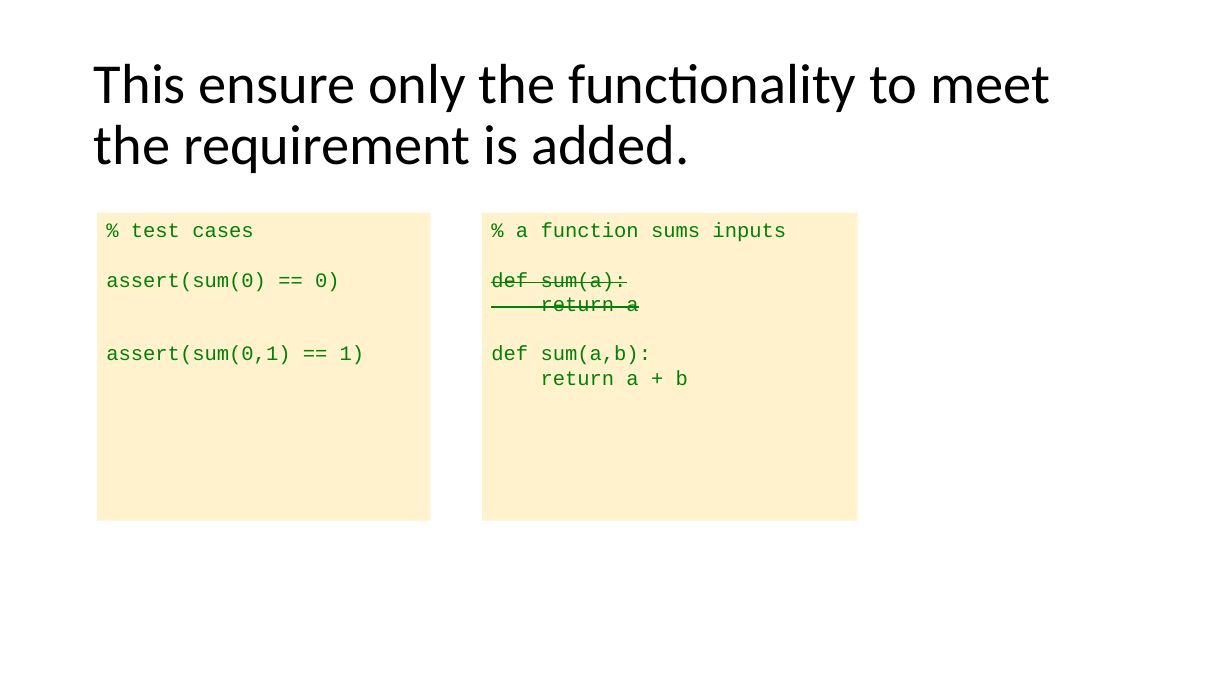
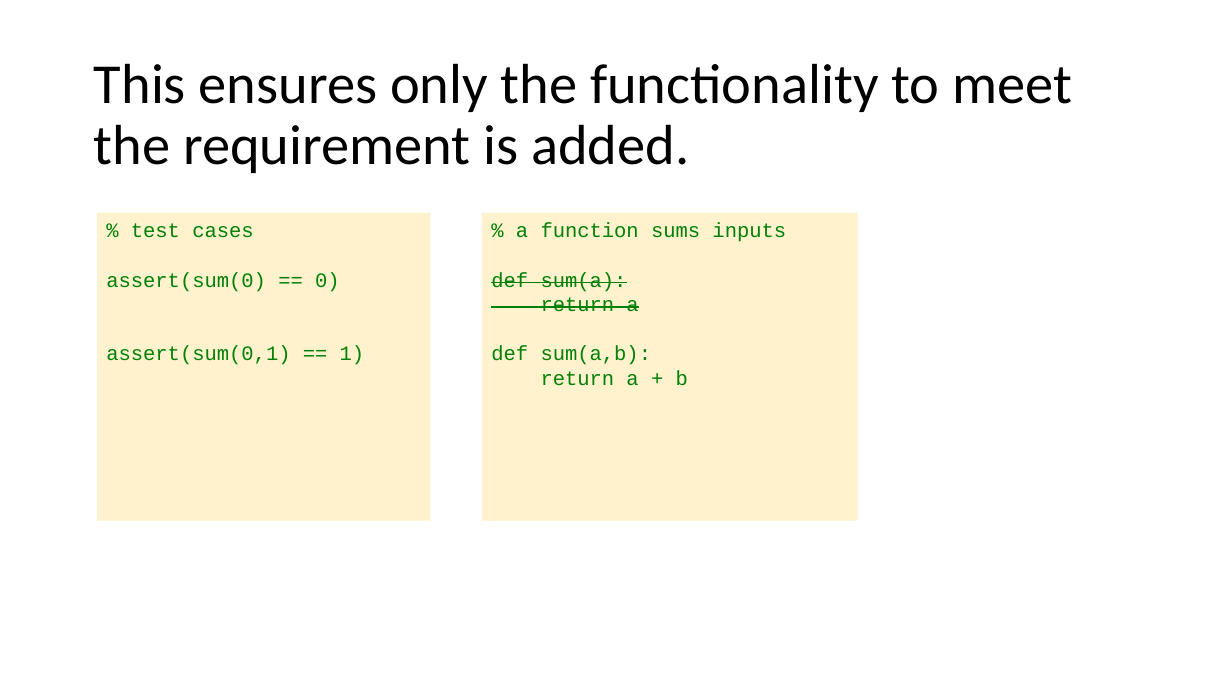
Before and after one commit to ivsg-psu/Errata_Tutorials_DebugTools, a slide deck: slide 14 of Documents/IVSG_unit_testing_and_TDD.pptx (slide 13 before the commit). Drawn at 1232x693 pixels with LibreOffice and Linux fonts; fonts in the diff are those of the drawing. Boxes give left, top, right and bottom in pixels: in the first picture for what was removed or moved away, otherwise in the second. Text is boxed around its words. In the diff, an @@ line names an element or a change of style, - is before the commit and + after.

```diff
--- a/Documents/IVSG_unit_testing_and_TDD.pptx
+++ b/Documents/IVSG_unit_testing_and_TDD.pptx
@@ title at box(94, 63, 1072, 173): text changed @@
-This ensure only the functionality to meet the requirement is added.
+This ensures only the functionality to meet the requirement is added.
```
Also in this commit, not shown: 6 other slides changed, 3 slides added, 1 slide removed.
